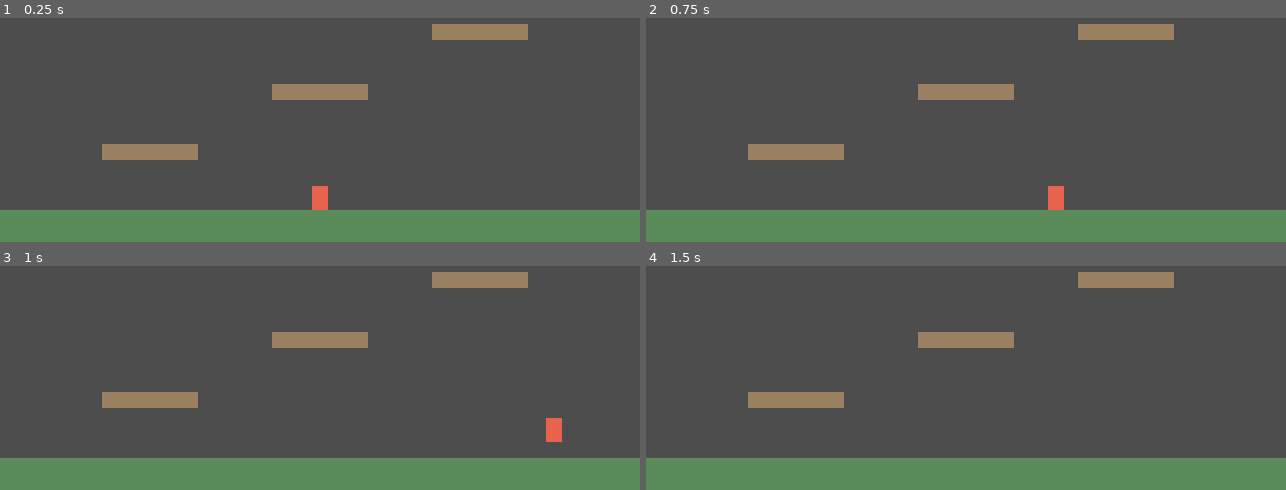
Above: before the commit, frames 1-4 (two rows, left to right).
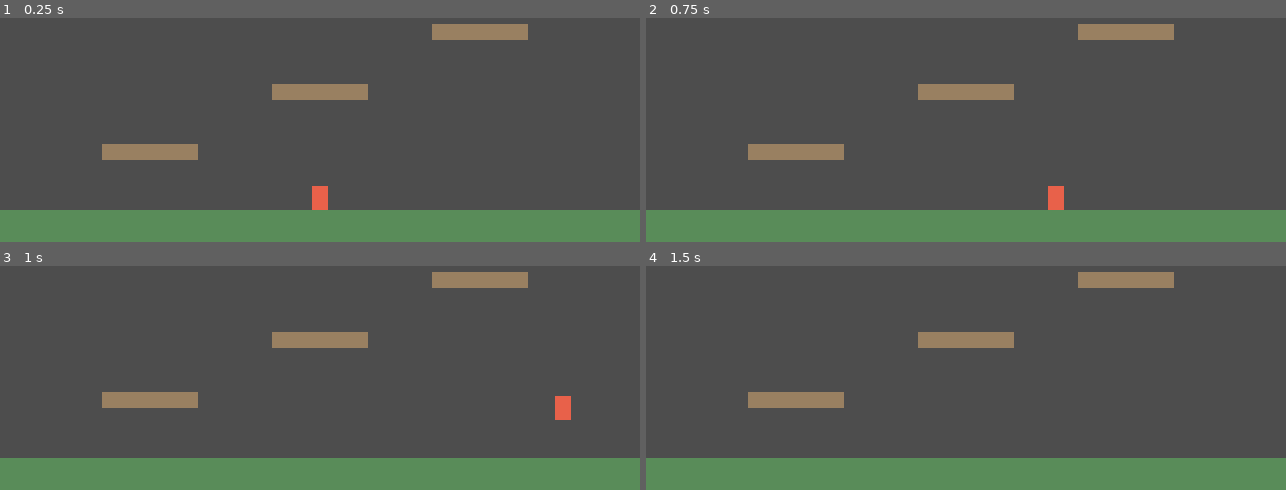
Above: after the commit, the same moments.

Repository: danpokhrel/Prototype3
Game: Godot game, scene res://scenes/main.tscn
The game is run twice, just before and just after one commit, with the same random seed, the same clock (stepped at 60 frames per second) and the same inputs.
Inputs:
- Up to frame 1 (0.25 s): no input
- Up to frame 2 (0.75 s): tap Enter at 0.5 s; hold D (move_right) from 0.53 s (still down); tap Shift (dash) at 0.6 s
- Up to frame 3 (1 s): keep holding D (move_right); tap Space (jump) at 0.77 s
- Up to frame 4 (1.5 s): keep holding D (move_right); tap Space (jump) at 1.07 s; tap Shift (dash) at 1.35 s

Frames 1-2 are identical in both runs. In frame 3, 0.5% of the frame differs, in the area x 85-90%, y 58-79%; in frame 4, nothing differs.

Commit message:
Inverted to flap movement rather than hold

Diff:
--- a/scripts/player.gd
+++ b/scripts/player.gd
@@ -1,14 +1,15 @@
-
 class_name Player
 extends CharacterBody2D
 
 ## Horizontal movement
-@export var acceleration: float = 1200.0
-@export var friction: float = 300.0
-@export var max_speed: float = 370.0
+@export var ground_acceleration: float = 1200.0
+@export var air_acceleration: float = 600.0
+@export var ground_friction: float = 1000.0
+@export var air_friction: float = 60.0
+@export var max_speed: float = 350.0
 
 ## Flapping movement
-@export var flap_force: float = 3000.0
+@export var flap_impulse: float = 280.0       # upward velocity added per tap
 @export var gravity: float = 900.0
 @export var max_fall_speed: float = 500.0
 @export var max_rise_speed: float = -450.0
@@ -33,6 +34,7 @@
 
 func _physics_process(delta: float) -> void:
 	var direction: float = Input.get_axis(input_left, input_right)
+	var grounded: bool = is_on_floor()
 
 	# Dash cooldown
 	dash_cooldown_timer = maxf(dash_cooldown_timer - delta, 0.0)
@@ -41,56 +43,41 @@
 	if Input.is_action_just_pressed(input_dash) \
 	and dash_cooldown_timer == 0.0 \
 	and not is_dashing:
-
 		is_dashing = true
 		dash_timer = dash_duration
 		dash_cooldown_timer = dash_cooldown
 
-		# Dash in the player direction
 		if direction != 0.0:
 			dash_direction = direction
 		else:
 			dash_direction = signf(velocity.x)
 
-		# Dash right if stationary
 		if dash_direction == 0.0:
 			dash_direction = 1.0
 
 	# Horizontal movement
 	if is_dashing:
 		velocity.x = dash_direction * dash_speed
-	else:
-		if direction != 0.0:
-			velocity.x = move_toward(
-				velocity.x,
-				direction * max_speed,
-				acceleration * delta
-			)
-		else:
-			velocity.x = move_toward(
-				velocity.x,
-				0.0,
-				friction * delta
-			)
-
-	# Dash duration
-	if is_dashing:
 		dash_timer -= delta
-
 		if dash_timer <= 0.0:
 			is_dashing = false
+	else:
+		var accel: float = ground_acceleration if grounded else air_acceleration
+		var fric: float = ground_friction if grounded else air_friction
 
-	# Vertical movement
+		if direction != 0.0:
+			velocity.x = move_toward(velocity.x, direction * max_speed, accel * delta)
+		else:
+			velocity.x = move_toward(velocity.x, 0.0, fric * delta)
+
+	# Gravity
 	velocity.y += gravity * delta
 
-	if Input.is_action_pressed(input_flap):
-		velocity.y -= flap_force * delta
+	# Flap: one impulse per press, so mashing climbs faster and not tapping falls
+	if Input.is_action_just_pressed(input_flap):
+		velocity.y = maxf(velocity.y - flap_impulse, max_rise_speed)
 
 	# Clamp vertical velocity
-	velocity.y = clampf(
-		velocity.y,
-		max_rise_speed,
-		max_fall_speed
-	)
+	velocity.y = clampf(velocity.y, max_rise_speed, max_fall_speed)
 
 	move_and_slide()
